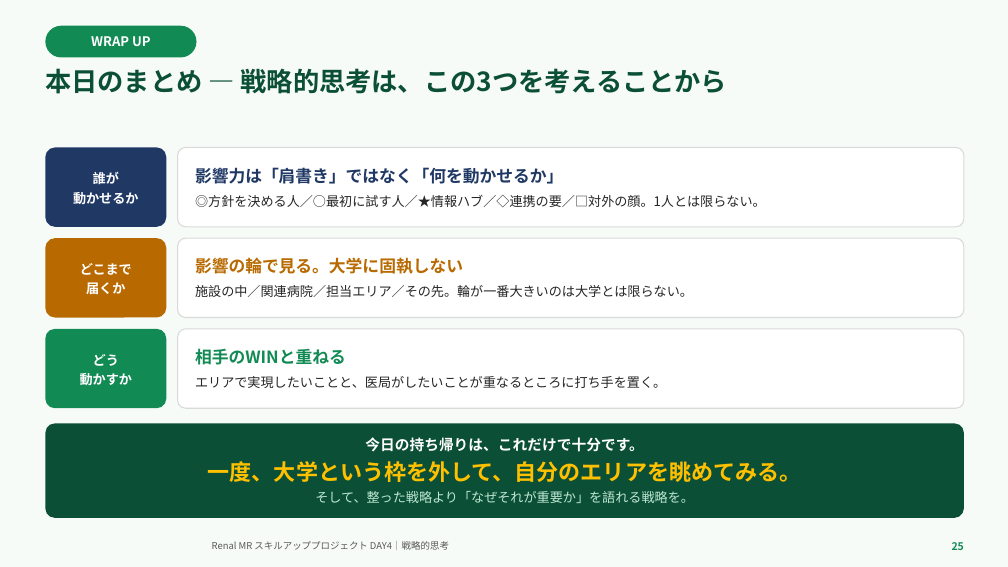
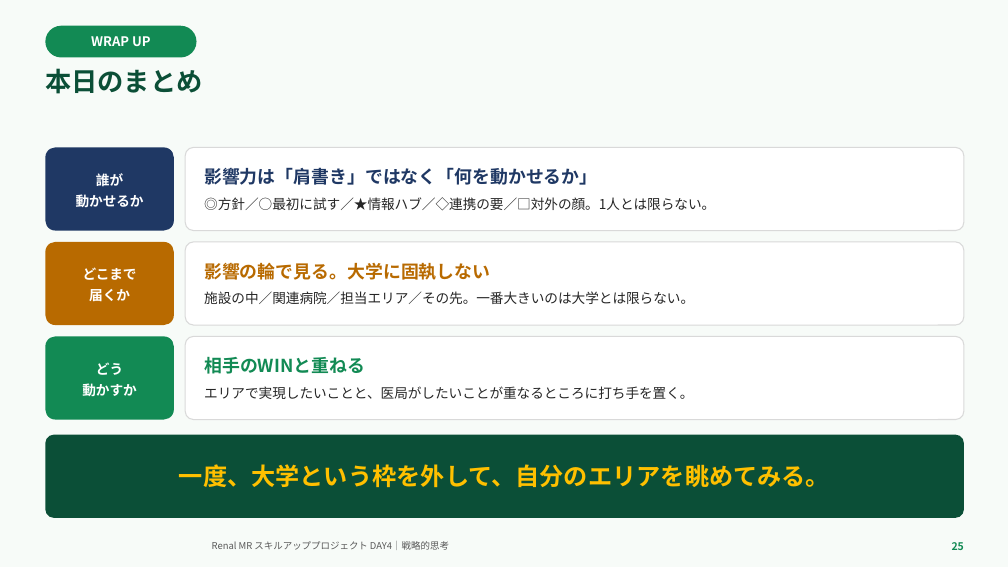
Before and after one commit to TAKUYA-1187/Claude, a slide deck: slide 25 of novartis_training/DAY4_ちょっと分かるだけで世界が変わる.pptx. Drawn at 1008x567 pixels with LibreOffice and Linux fonts; fonts in the diff are those of the drawing; background and template pictures are left out. Boxes give left, top, right and bottom in pixels: in the first picture for what was removed or moved away, otherwise in the second. Text is boxed around its words. In the diff, an @@ line names an element or a change of style, - is before the commit and + after.

```diff
--- a/novartis_training/DAY4_ちょっと分かるだけで世界が変わる.pptx
+++ b/novartis_training/DAY4_ちょっと分かるだけで世界が変わる.pptx
@@ text at (45, 68, 202, 94): text changed @@
-本日のまとめ — 戦略的思考は、この3つを考えることから
+本日のまとめ
@@ rounded rectangle "誰が": place and size @@
-rounded rectangle "誰が" at (45, 147, 166, 227)
+rounded rectangle "誰が" at (45, 147, 174, 231)
@@ rounded rectangle "影響力は「肩書き」ではなく「何を動かせるか」": place and size @@
-rounded rectangle "影響力は「肩書き」ではなく「何を動かせるか」" at (178, 147, 964, 227)
+rounded rectangle "影響力は「肩書き」ではなく「何を動かせるか」" at (185, 147, 964, 231)
@@ text in rounded rectangle at (204, 167, 597, 185): size 16 to 17 pt in "影響力は「肩書き」ではなく「何を動かせるか」"; more space between paragraphs @@
@@ text in rounded rectangle at (204, 197, 715, 211): text changed; size 12.5 to 13 pt @@
-◎方針を決める人／○最初に試す人／★情報ハブ／◇連携の要／□対外の顔。1人とは限らない。
+◎方針／○最初に試す／★情報ハブ／◇連携の要／□対外の顔。1人とは限らない。
@@ rounded rectangle "どこまで": place and size @@
-rounded rectangle "どこまで" at (45, 238, 166, 318)
+rounded rectangle "どこまで" at (45, 242, 174, 325)
@@ rounded rectangle "影響の輪で見る。大学に固執しない": place and size @@
-rounded rectangle "影響の輪で見る。大学に固執しない" at (178, 238, 964, 318)
+rounded rectangle "影響の輪で見る。大学に固執しない" at (185, 242, 964, 325)
@@ text in rounded rectangle at (204, 262, 490, 280): size 16 to 17 pt in "影響の輪で見る。大学に固執しない"; more space between paragraphs @@
@@ text in rounded rectangle at (204, 291, 694, 304): text changed; size 12.5 to 13 pt @@
-施設の中／関連病院／担当エリア／その先。輪が一番大きいのは大学とは限らない。
+施設の中／関連病院／担当エリア／その先。一番大きいのは大学とは限らない。
@@ size 12.5 to 13 pt; more space between paragraphs in 3 elements at (45, 147, 174, 231), (45, 242, 174, 325), (45, 337, 174, 420) @@
@@ rounded rectangle "どう": place and size @@
-rounded rectangle "どう" at (45, 329, 166, 408)
+rounded rectangle "どう" at (45, 337, 174, 420)
@@ rounded rectangle "相手のWINと重ねる": place and size @@
-rounded rectangle "相手のWINと重ねる" at (178, 329, 964, 408)
+rounded rectangle "相手のWINと重ねる" at (185, 337, 964, 420)
@@ rounded rectangle "相手のWINと重ねる" at (185, 337, 964, 420): size 16 to 17 pt in "相手のWINと重ねる"; size 12.5 to 13 pt in "エリアで実現したいことと、医局がしたいことが重なるところに打ち手を置く。"; more space between paragraphs @@
@@ rounded rectangle "一度、大学という枠を外して、自分のエリアを眺めてみる。": place and size @@
-rounded rectangle "一度、大学という枠を外して、自分のエリアを眺めてみる。" at (45, 423, 964, 518)
+rounded rectangle "一度、大学という枠を外して、自分のエリアを眺めてみる。" at (45, 435, 964, 518)
@@ rounded rectangle "一度、大学という枠を外して、自分のエリアを眺めてみる。" at (45, 435, 964, 518): size 21 to 23 pt; less space between paragraphs @@
@@ text in rounded rectangle at (365, 437, 644, 452): paragraph removed @@
-今日の持ち帰りは、これだけで十分です。
@@ text in rounded rectangle at (315, 491, 694, 503): paragraph removed @@
-そして、整った戦略より「なぜそれが重要か」を語れる戦略を。
```
Also in this commit, not shown: 25 other slides changed, 1 other file.
